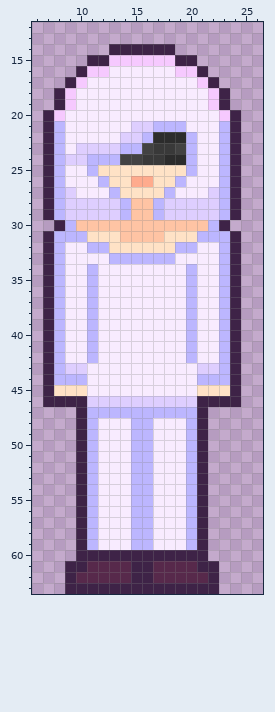
Two versions of one pixel-art file, .dev files/sprites/sprite_anima.aseprite. Above is the file before it was changed.
32x64 pixels, 1 frame. Shown: x 6..26, y 12..63.
New version:
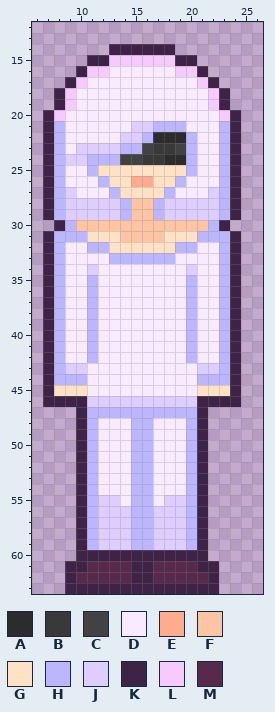
Palette (. is transparent): A #2c2c2c  B #393939  C #424242  D #f8ebff  E #ffab8d  F #ffc4a4  G #ffe2c6  H #bcb6ff  J #deceff  K #3e2347  L #f6c9ff  M #57294b
Diff:
Changed rows in their new state; - is an unchanged pixel.
first column x 11:
34 J--------J
first column x 12:
55 JJ----JJ
56 JJJ--JJJ
57 JJJ--JJJ
58 JJJ--JJJ
59 JJJ--JJJ
Where, in picture pixels (left, top, right, bottom), the same in both pictures:
changed: (87, 264, 98, 275)
changed: (186, 264, 197, 275)
changed: (98, 495, 186, 550)
